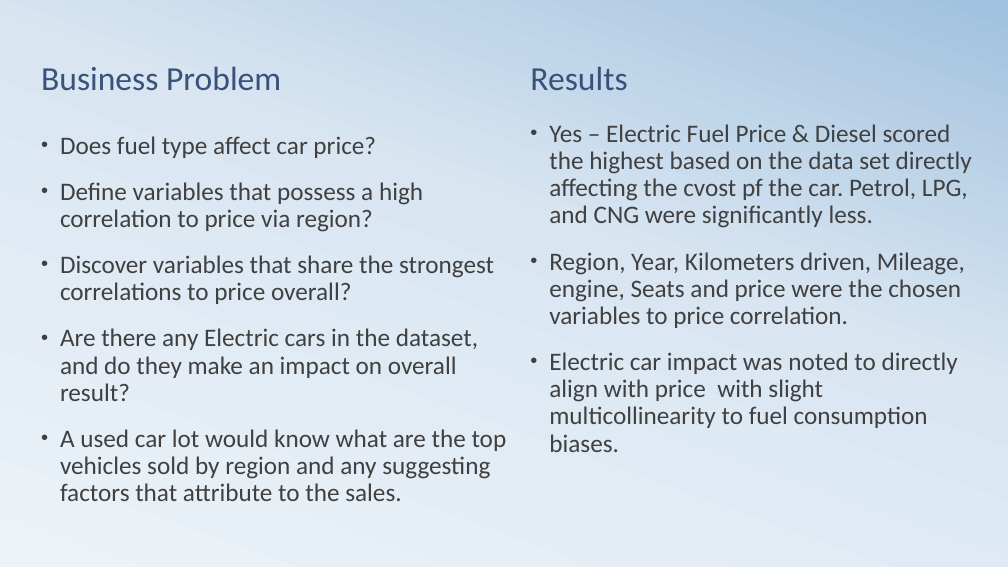
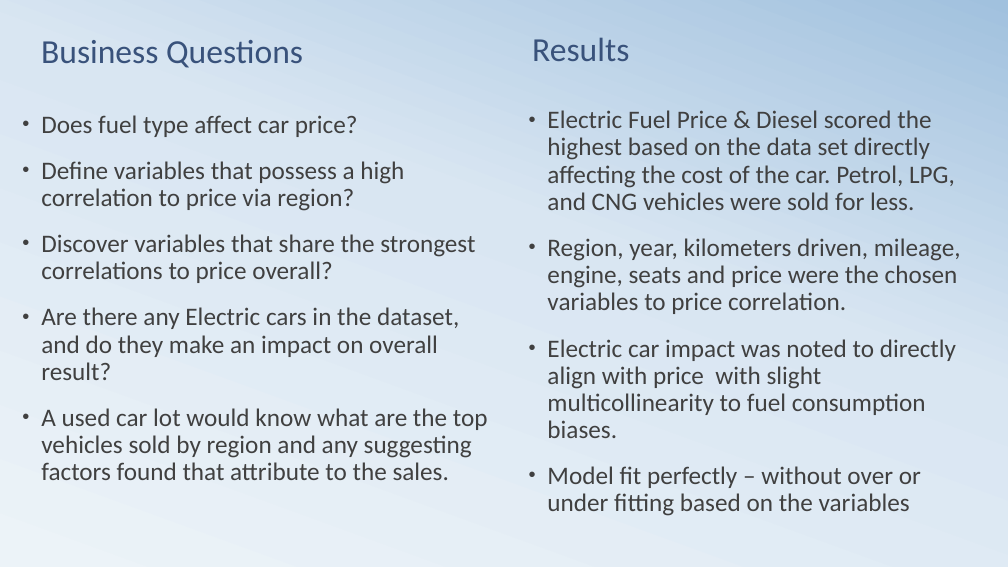
Before and after one commit to githosted/CAPSTONE, a slide deck: slide 6 of Capstone.pptx (slide 5 before the commit). Drawn at 1008x567 pixels with LibreOffice and Linux fonts; fonts in the diff are those of the drawing. Boxes give left, top, right and bottom in pixels: in the first picture for what was removed or moved away, otherwise in the second. Text is boxed around its words. In the diff, an @@ line names an element or a change of style, - is before the commit and + after.

```diff
--- a/Capstone.pptx
+++ b/Capstone.pptx
@@ text "Results" moved from (x1=530, y1=66, x2=627, y2=90) to (x1=532, y1=37, x2=629, y2=61) @@
@@ text at (x1=41, y1=40, x2=303, y2=68): text changed @@
-Business Problem
+Business Questions
@@ text "Does fuel type affect car ..." moved from (x1=60, y1=136, x2=507, y2=501) to (x1=41, y1=115, x2=488, y2=480) @@
@@ text "Electric Fuel Price & Diesel ..." moved from (x1=549, y1=124, x2=972, y2=452) to (x1=547, y1=110, x2=961, y2=516) @@
@@ text at (x1=547, y1=110, x2=961, y2=314): text changed @@
-• Yes – Electric Fuel Price & Diesel scored the highest based on the data set directly affecting the cvost pf the car. Petrol, LPG, and CNG were significantly less.
-• Region, Year, Kilometers driven, Mileage, engine, Seats and price were the chosen variables to price correlation.
+• Electric Fuel Price & Diesel scored the highest based on the data set directly affecting the cost of the car. Petrol, LPG, and CNG vehicles were sold for less.
+• Region, year, kilometers driven, mileage, engine, seats and price were the chosen variables to price correlation.
@@ text at (x1=41, y1=408, x2=488, y2=480): text changed @@
-• A used car lot would know what are the top vehicles sold by region and any suggesting factors that attribute to the sales.
+• A used car lot would know what are the top vehicles sold by region and any suggesting factors found that attribute to the sales.
@@ text at (x1=547, y1=466, x2=921, y2=516): paragraph added @@
+• Model fit perfectly – without over or under fitting based on the variables
```
Also in this commit, not shown: 5 other slides changed, 2 slides added, 4 slides removed, 5 other files.
